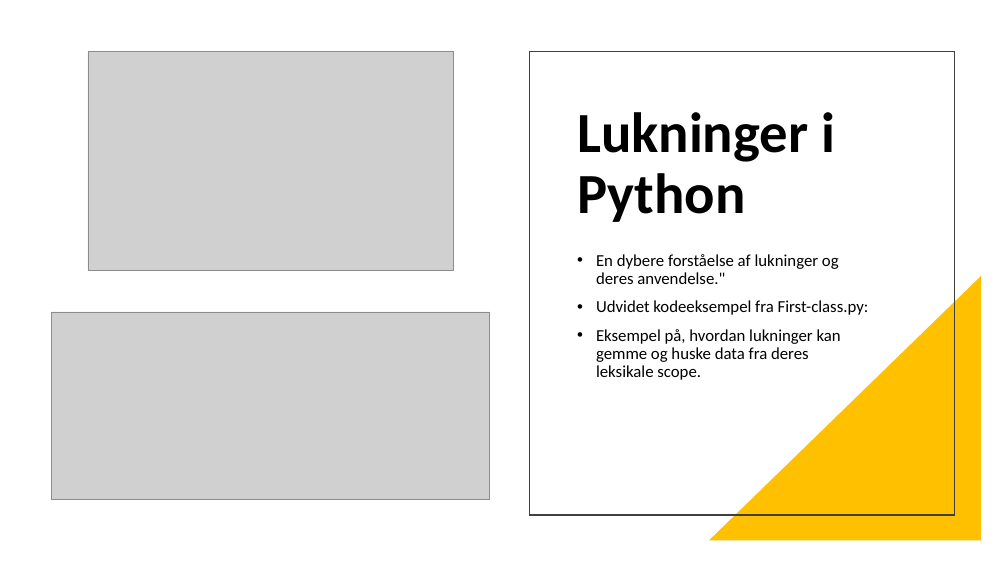
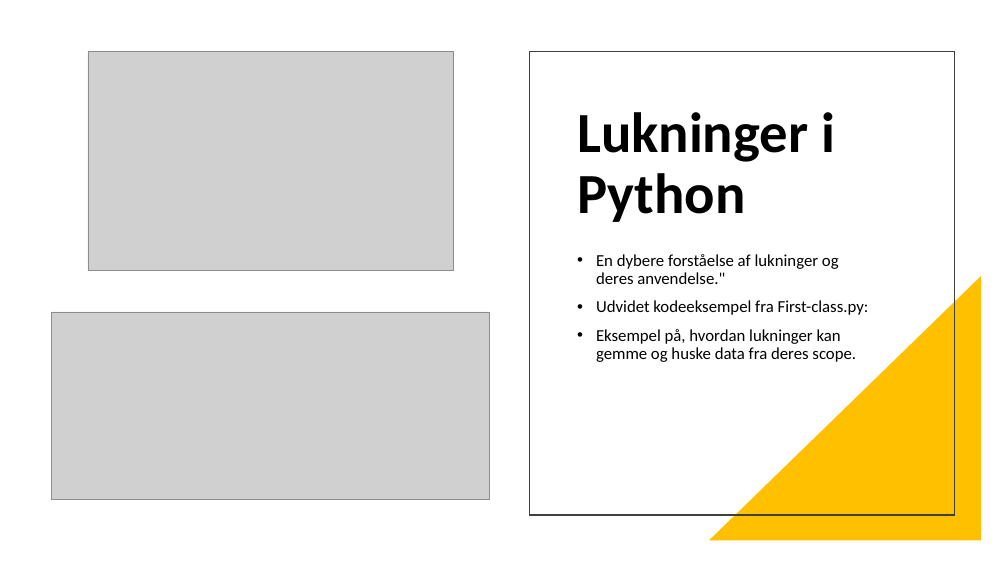
Before and after one commit to MalikKtK/Python-EksameNy, a slide deck: slide 8 of Functions and Decorators/Functions and Decorators.pptx. Drawn at 1008x567 pixels with LibreOffice and Linux fonts; fonts in the diff are those of the drawing; grey boxes stand for pictures. Boxes give left, top, right and bottom in pixels: in the first picture for what was removed or moved away, otherwise in the second. Text is boxed around its words. In the diff, an @@ line names an element or a change of style, - is before the commit and + after.

```diff
--- a/Functions and Decorators/Functions and Decorators.pptx
+++ b/Functions and Decorators/Functions and Decorators.pptx
@@ text at <box>596,329,856,362</box>: text changed @@
-• Eksempel på, hvordan lukninger kan gemme og huske data fra deres leksikale scope.
+• Eksempel på, hvordan lukninger kan gemme og huske data fra deres scope.
```
Also in this commit, not shown: 1 other slide changed, 6 other files.
